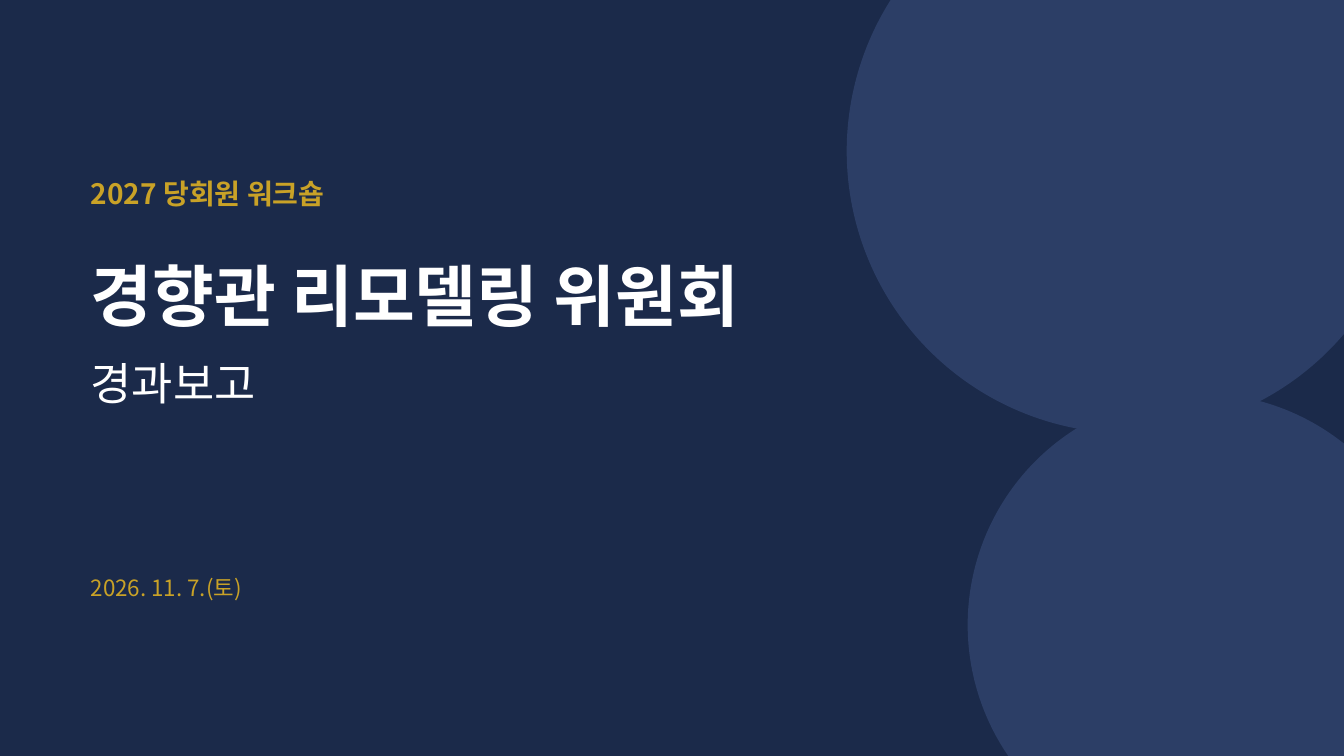
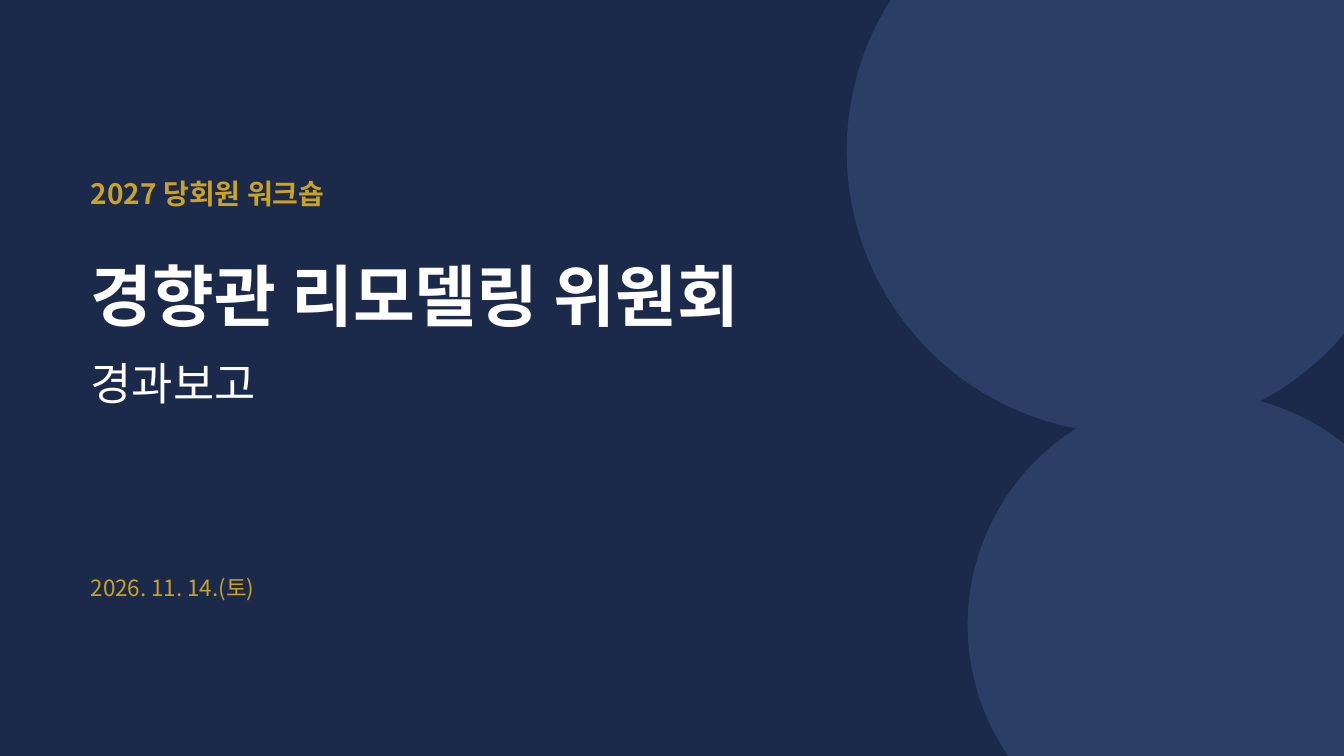
Before and after one commit to kgsdoing21-lab/-, a slide deck: slide 1 of 경향관_리모델링_위원회_경과보고_정리본.pptx. Drawn at 1344x756 pixels with LibreOffice and Linux fonts; fonts in the diff are those of the drawing. Boxes give left, top, right and bottom in pixels: in the first picture for what was removed or moved away, otherwise in the second. Text is boxed around its words. In the diff, an @@ line names an element or a change of style, - is before the commit and + after.

```diff
--- a/경향관_리모델링_위원회_경과보고_정리본.pptx
+++ b/경향관_리모델링_위원회_경과보고_정리본.pptx
@@ text at (91,578,254,600): text changed @@
-2026. 11. 7.(토)
+2026. 11. 14.(토)
```
Also in this commit, not shown: 2 other slides changed, 1 slide added.
